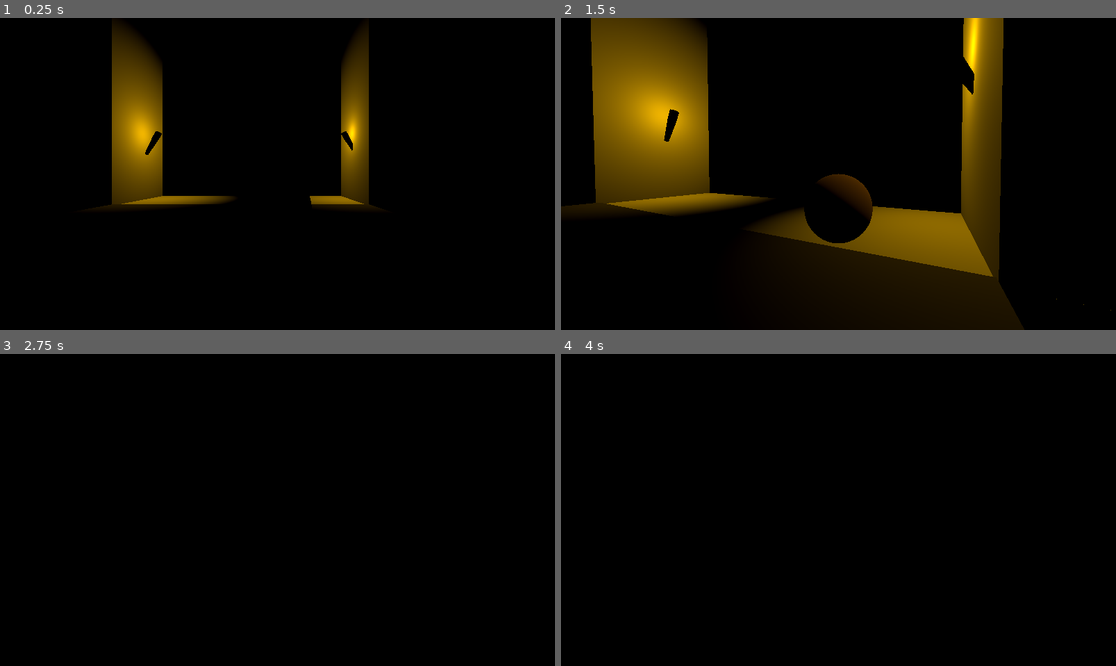
Above: before the commit, frames 1-4 (two rows, left to right).
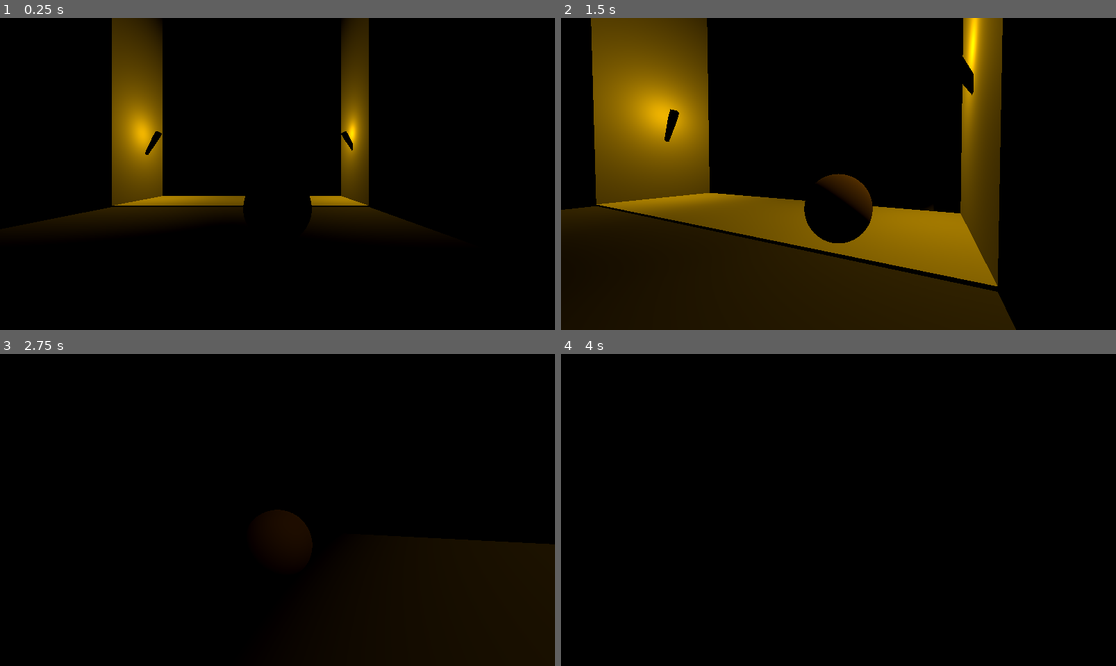
Above: after the commit, the same moments.

Repository: retro-dev-chuck/sk8terboiiii
Game: Godot game, scene res://Game/Sc_Game.tscn
The game is run twice, just before and just after one commit, with the same random seed, the same clock (stepped at 60 frames per second) and the same inputs.
Inputs (mouse positions are in pixels of both pictures, inside the frame that each line leads up to):
- Up to frame 1 (0.25 s): no input
- Up to frame 2 (1.5 s): move the mouse to (866, 174) at 0.52 s; hold Shift (Sprint) 0.53-1.28 s; hold W (Up) from 0.53 s (still down); tap Space (Jump) at 0.77 s; move the mouse to (810, 174) at 1.27 s; tap Shift (Sprint) at 1.35 s
- Up to frame 3 (2.75 s): keep holding W (Up); tap Space (Jump) at 1.52 s; move the mouse to (288, 503) at 2.02 s; hold Shift (Sprint) from 2.03 s (still down)
- Up to frame 4 (4 s): keep holding W (Up); move the mouse to (832, 516) at 2.77 s; release Shift (Sprint) at 2.78 s; tap Shift (Sprint) at 2.85 s; tap Space (Jump) at 3.02, 3.77 s; tap Enter at 3.5 s; move the mouse to (877, 513) at 3.52 s; hold Shift (Sprint) from 3.53 s (still down)

The runs differ from the first frame. In frame 1, 4.1% of the frame differs, in the area x 5-75%, y 0-67%; in frame 2, 18%, in the area x 0-100%, y 0-100%; in frame 3, 4.3%; in frame 4, nothing differs.

Commit message:
Small cleanup

Diff:
--- a/Game/Sc_Game.tscn
+++ b/Game/Sc_Game.tscn
@@ -23,8 +23,14 @@
 jump_velocity = 6.5
 coyote_time_length_ms = 100.0
 
+[node name="Walls" parent="." instance=ExtResource("2_pa8ys")]
+transform = Transform3D(1, 0, 0, 0, 1, 0, 0, 0, 1, 0, -1000, 0)
+
+[node name="TopPart" parent="." instance=ExtResource("3_ekh0v")]
+transform = Transform3D(-1, 0, 8.74228e-08, 0, 1, 0, -8.74228e-08, 0, -1, 0, 0, 0)
+
 [node name="TestGround" type="StaticBody3D" parent="."]
-transform = Transform3D(1, 0, 0, 0, 1, 0, 0, 0, 1, 0, 0, 19.9151)
+transform = Transform3D(1, 0, 0, 0, 1, 0, 0, 0, 1, 0, -0.1, 19.9151)
 collision_mask = 3
 
 [node name="CollisionShape3D" type="CollisionShape3D" parent="TestGround"]
@@ -34,9 +40,6 @@
 mesh = SubResource("BoxMesh_t8k4y")
 skeleton = NodePath("../..")
 surface_material_override/0 = SubResource("StandardMaterial3D_pa8ys")
-
-[node name="Walls" parent="." instance=ExtResource("2_pa8ys")]
-transform = Transform3D(1, 0, 0, 0, 1, 0, 0, 0, 1, 0, -1000, 0)
 
 [node name="TestGround2" type="StaticBody3D" parent="."]
 transform = Transform3D(0.866025, -0.5, 0, 0.5, 0.866025, 0, 0, 0, 0.5, 0, -3, 9.91509)
@@ -79,6 +82,3 @@
 mesh = SubResource("BoxMesh_t8k4y")
 skeleton = NodePath("../..")
 surface_material_override/0 = SubResource("StandardMaterial3D_pa8ys")
-
-[node name="TopPart2" parent="." instance=ExtResource("3_ekh0v")]
-transform = Transform3D(-1, 0, 8.74228e-08, 0, 1, 0, -8.74228e-08, 0, -1, 0, 0, 0)
--- a/Map/Items/Pre_MapTorch.tscn
+++ b/Map/Items/Pre_MapTorch.tscn
@@ -17,6 +17,7 @@
 transform = Transform3D(1, 0, 0, 0, 1, 0, 0, 0, 1, 0, 1.13032, 0)
 light_color = Color(1, 0.752941, 0, 1)
 light_energy = 0.7
+omni_range = 7.5
 omni_attenuation = 0.7
 
 [node name="Interactable" type="Area3D" parent="." node_paths=PackedStringArray("free_parent")]
--- a/NotSoCoolPlayer/Pre_Player.tscn
+++ b/NotSoCoolPlayer/Pre_Player.tscn
@@ -73,6 +73,7 @@
 
 [node name="Camera3D" type="Camera3D" parent="CameraOrigin/SpringArm3D"]
 transform = Transform3D(1, 0, 0, 0, 1, 0, 0, 0, 1, 0, 0, 3)
+cull_mask = 1048573
 current = true
 
 [node name="Interaction_Right" type="ShapeCast3D" parent="CameraOrigin"]
--- a/project.godot
+++ b/project.godot
@@ -21,6 +21,11 @@
 
 [input]
 
+Interact_Right={
+"deadzone": 0.2,
+"events": [Object(InputEventMouseButton,"resource_local_to_scene":false,"resource_name":"","device":-1,"window_id":0,"alt_pressed":false,"shift_pressed":false,"ctrl_pressed":false,"meta_pressed":false,"button_mask":2,"position":Vector2(154, 9),"global_position":Vector2(163, 57),"factor":1.0,"button_index":2,"canceled":false,"pressed":true,"double_click":false,"script":null)
+]
+}
 Up={
 "deadzone": 0.2,
 "events": [Object(InputEventKey,"resource_local_to_scene":false,"resource_name":"","device":-1,"window_id":0,"alt_press …(192 unchanged characters)…
@@ -66,11 +71,6 @@
 "events": [Object(InputEventKey,"resource_local_to_scene":false,"resource_name":"","device":-1,"window_id":0,"alt_press …(195 unchanged characters)…
 ]
 }
-Interact_Right={
-"deadzone": 0.2,
-"events": [Object(InputEventMouseButton,"resource_local_to_scene":false,"resource_name":"","device":-1,"window_id":0,"alt_pressed":false,"shift_pressed":false,"ctrl_pressed":false,"meta_pressed":false,"button_mask":2,"position":Vector2(154, 9),"global_position":Vector2(163, 57),"factor":1.0,"button_index":2,"canceled":false,"pressed":true,"double_click":false,"script":null)
-]
-}
 Interact_Left={
 "deadzone": 0.2,
 "events": [Object(InputEventMouseButton,"resource_local_to_scene":false,"resource_name":"","device":-1,"window_id":0,"a …(258 unchanged characters)…
